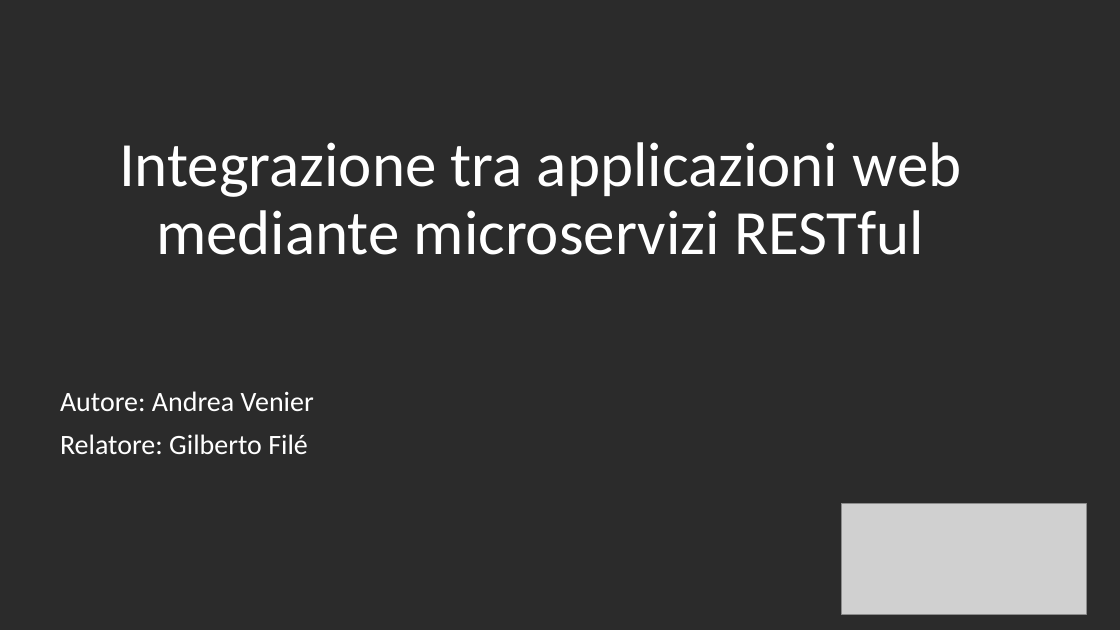
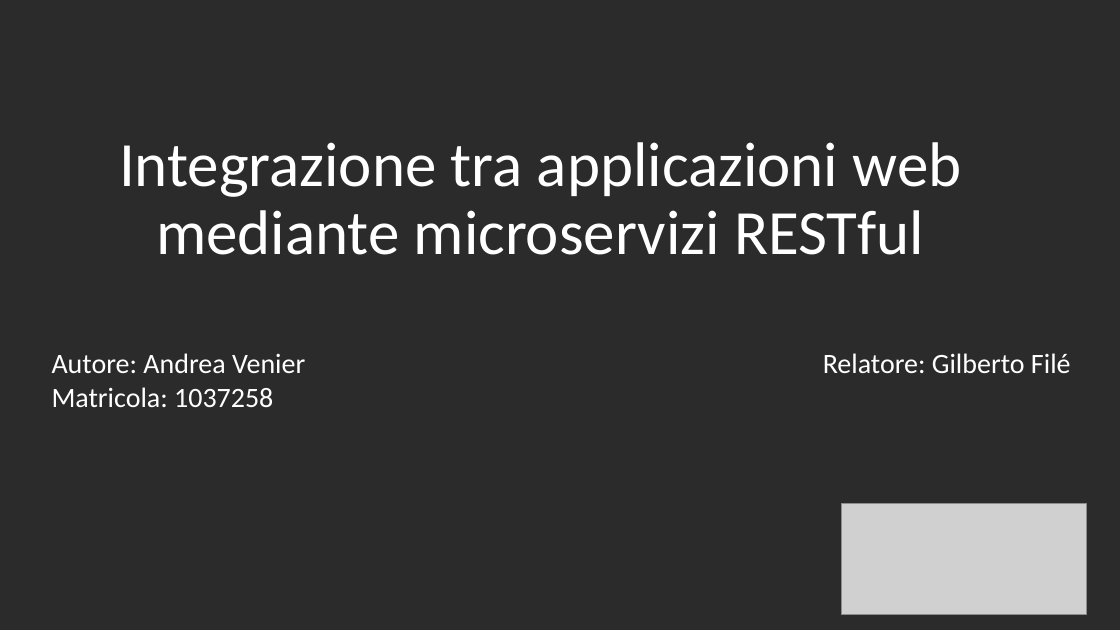
Before and after one commit to avenier/tesi, a slide deck: slide 1 of TemplatePresentazioneLaurea.pptx. Drawn at 1120x630 pixels with LibreOffice and Linux fonts; fonts in the diff are those of the drawing; grey boxes stand for pictures; background and template pictures are left out; a plain dark background stands for a picture behind light text. Boxes give left, top, right and bottom in pixels: in the first picture for what was removed or moved away, otherwise in the second. Text is boxed around its words. In the diff, an @@ line names an element or a change of style, - is before the commit and + after.

```diff
--- a/TemplatePresentazioneLaurea.pptx
+++ b/TemplatePresentazioneLaurea.pptx
@@ text "Autore: Andrea Venier" moved from (x1=60, y1=391, x2=314, y2=411) to (x1=52, y1=353, x2=305, y2=407) @@
@@ text "Relatore: Gilberto Filé" moved from (x1=60, y1=434, x2=308, y2=454) to (x1=823, y1=353, x2=1071, y2=373) @@
@@ text at (x1=52, y1=387, x2=273, y2=407): paragraph added @@
+Matricola: 1037258
```
Also in this commit, not shown: 5 other slides changed, 4 slides added.
